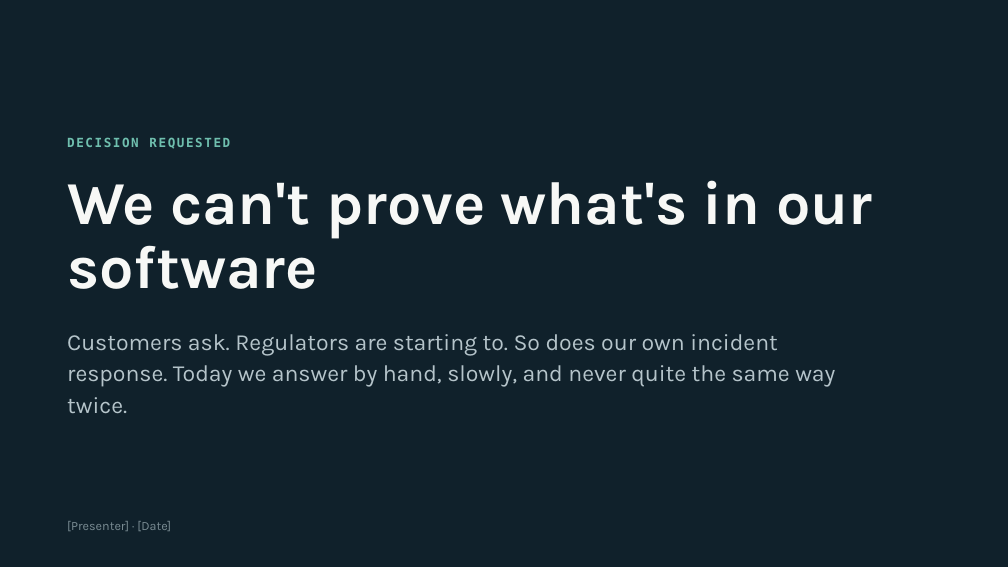
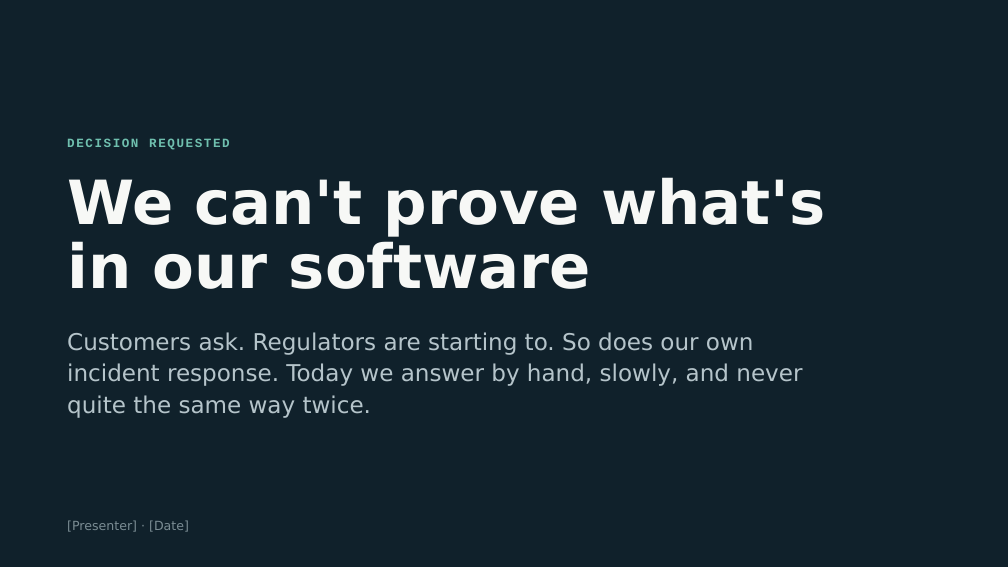
Before and after one commit to actions-marketplace-validations/millsks_pixi-sbom, a slide deck: slide 1 of docs/presentations/executive/pixi-sbom-executive.pptx. Drawn at 1008x567 pixels with LibreOffice and Linux fonts; fonts in the diff are those of the drawing. Boxes give left, top, right and bottom in pixels: in the first picture for what was removed or moved away, otherwise in the second. Text is boxed around its words. In the diff, an @@ line names an element or a change of style, - is before the commit and + after.

```diff
--- a/docs/presentations/executive/pixi-sbom-executive.pptx
+++ b/docs/presentations/executive/pixi-sbom-executive.pptx
@@ text "DECISION REQUESTED" at bbox=[67, 138, 229, 150]: font DejaVu Sans Mono to Courier New @@
@@ font Karla to DejaVu Sans in 3 elements at bbox=[67, 332, 802, 418], bbox=[67, 520, 189, 532], bbox=[67, 177, 825, 289] @@
```
Also in this commit, not shown: 8 other slides changed, 1 slide added, 16 other files.
